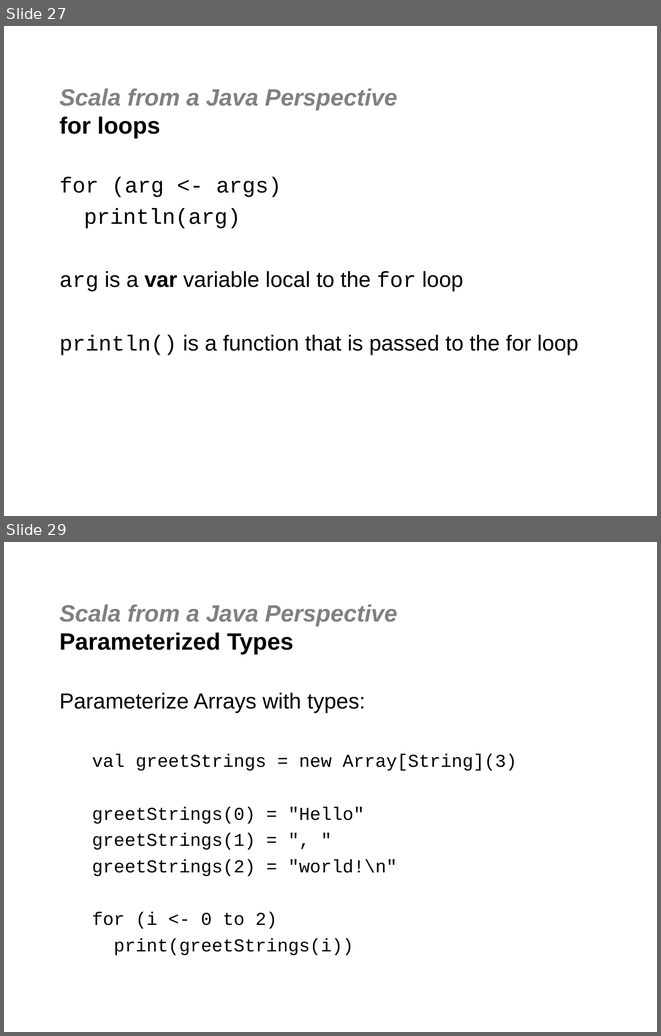
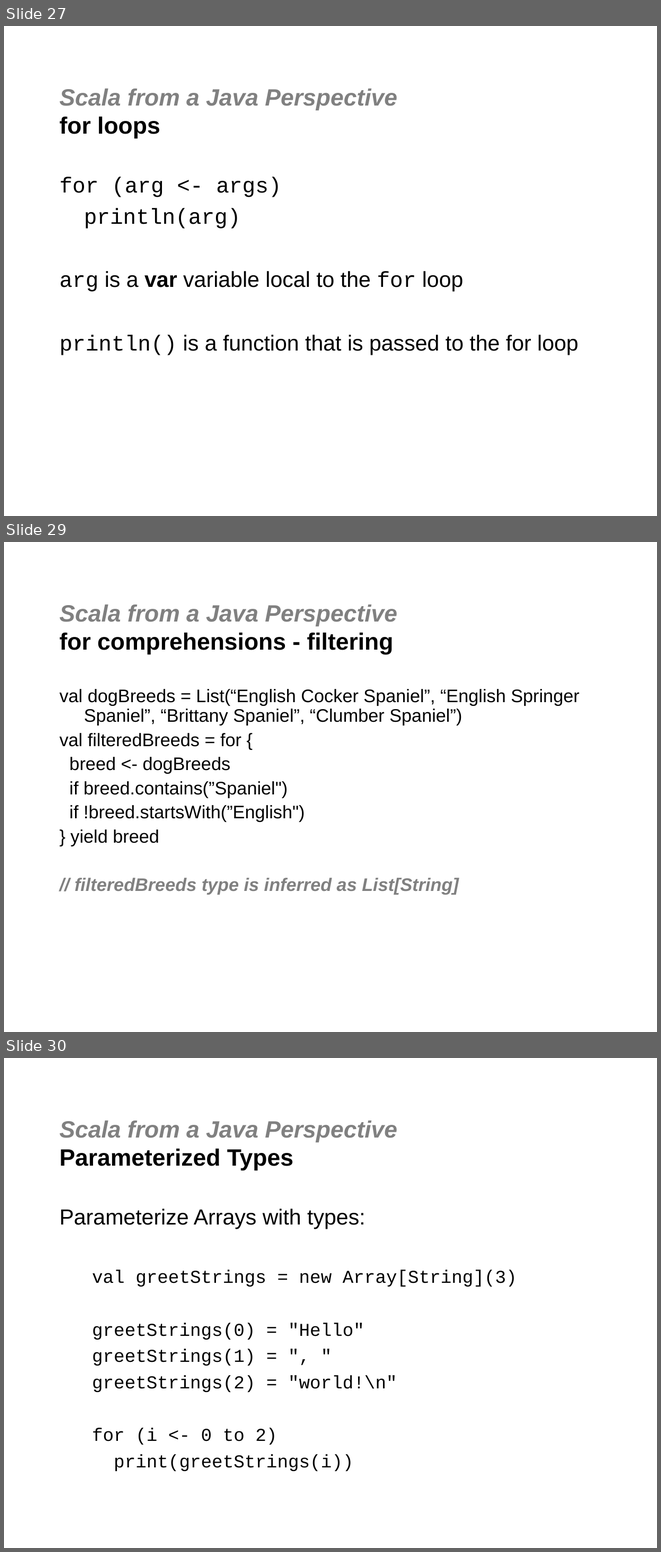
Before and after one commit to jgoodsen/agile2010, a slide deck: 03-scala.ppt. Shown one above the other, each under a label of ours: slides 27 and 29 before the commit, slides 27, 29 and 30 after it; the slides between them are not shown. The pictures are 661x1036 and 661x1552 pixels, drawn with LibreOffice and Linux fonts; fonts in the diff are those of the drawing; background and template pictures are left out. Boxes give left, top, right and bottom in pixels: in the first picture for what was removed or moved away, otherwise in the second. Text is boxed around its words. In the diff, an @@ line names an element or a change of style, - is before the commit and + after.

```diff
--- a/03-scala.ppt
+++ b/03-scala.ppt
@@ slide 29 added at (x1=4, y1=542, x2=657, y2=1032), background #FFFFFF @@
@@ title added at (x1=60, y1=605, x2=397, y2=654), 26 pt, text #000000, bold @@
+Scala from a Java Perspective
+for comprehensions - filtering
@@ text added at (x1=60, y1=689, x2=579, y2=894), 20 pt, text #000000 @@
+val dogBreeds = List(“English Cocker Spaniel”, “English Springer Spaniel”, “Brittany Spaniel”, “Clumber Spaniel”)
+val filteredBreeds = for {
+breed <- dogBreeds
+if breed.contains(”Spaniel")
+if !breed.startsWith(”English")
+} yield breed
+// filteredBreeds type is inferred as List[String]
@@ what was slide 29 is now slide 30 @@
```
Also in this commit, not shown: 5 slides changed, 2 other slides added, 1 slide removed, 2 other files.
